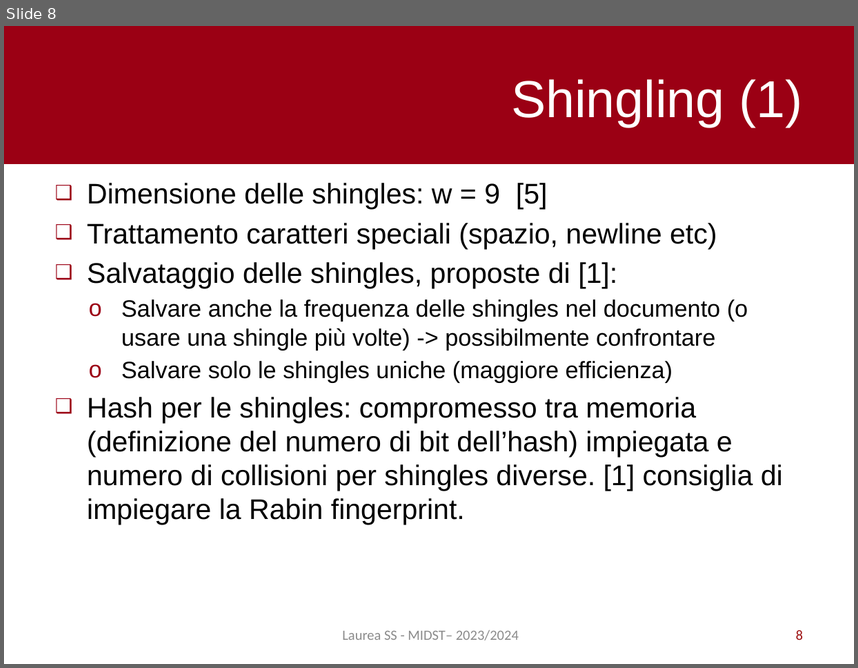
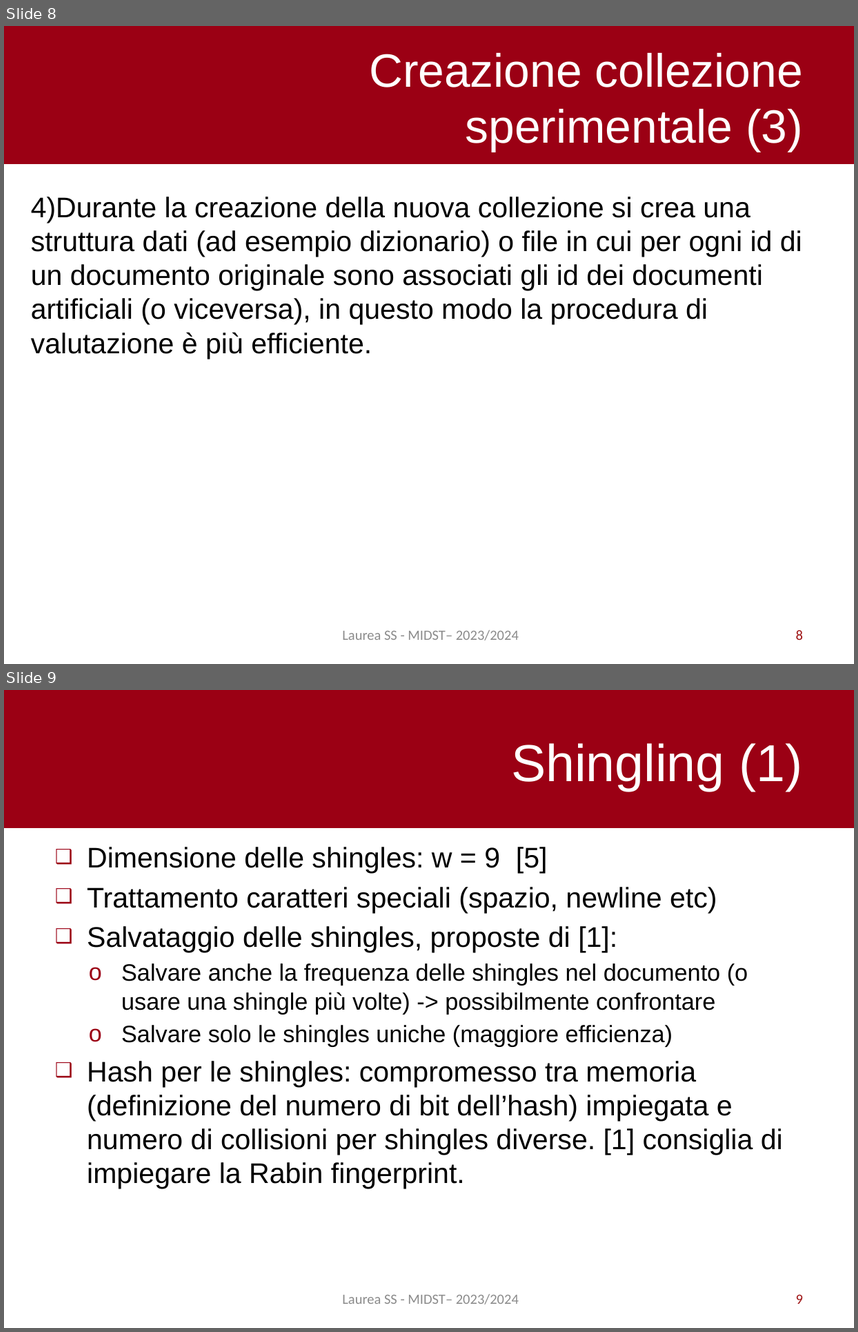
Before and after one commit to pietro-stangherlin/near_duplicate_doc_lsh, a slide deck: slides/ita/slides_ita.pptx. Shown one above the other, each under a label of ours: slide 8 before the commit, slides 8 and 9 after it. The pictures are 858x668 and 858x1332 pixels, drawn with LibreOffice and Linux fonts; fonts in the diff are those of the drawing. Boxes give left, top, right and bottom in pixels: in the first picture for what was removed or moved away, otherwise in the second. Text is boxed around its words. In the diff, an @@ line names an element or a change of style, - is before the commit and + after.

```diff
--- a/slides/ita/slides_ita.pptx
+++ b/slides/ita/slides_ita.pptx
@@ slide 8 added at (4,26,854,664), background #FFFFFF; not listed: 1 template element that a slide beside it also shows @@
@@ title added at (369,53,803,152), 39.6 pt, text #FFFFFF @@
+Creazione collezione sperimentale (3)
@@ text added at (31,196,802,359), 24 pt, text #000000 @@
+4)Durante la creazione della nuova collezione si crea una struttura dati (ad esempio dizionario) o file in cui per ogni id di un documento originale sono associati gli id dei documenti artificiali (o viceversa), in questo modo la procedura di valutazione è più efficiente.
@@ text added at (342,630,519,640), 12 pt, text #8C8C8C @@
+Laurea SS - MIDST– 2023/2024
@@ page number added at (796,630,803,639), 12 pt, text #9E1213 @@
+8
@@ what was slide 8 is now slide 9 @@
@@ page number at (796,1294,803,1303): text changed @@
-8
+9
```
Also in this commit, not shown: 2 slides changed, 1 other file.
